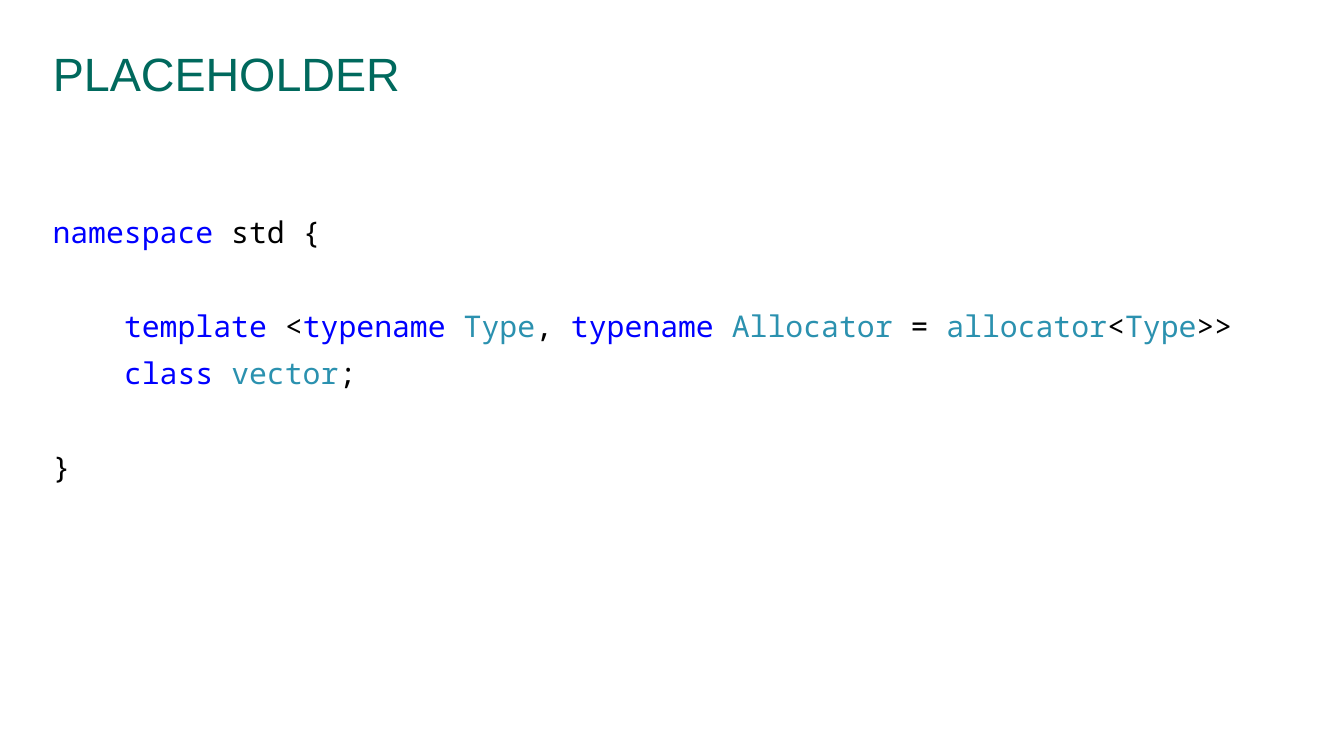
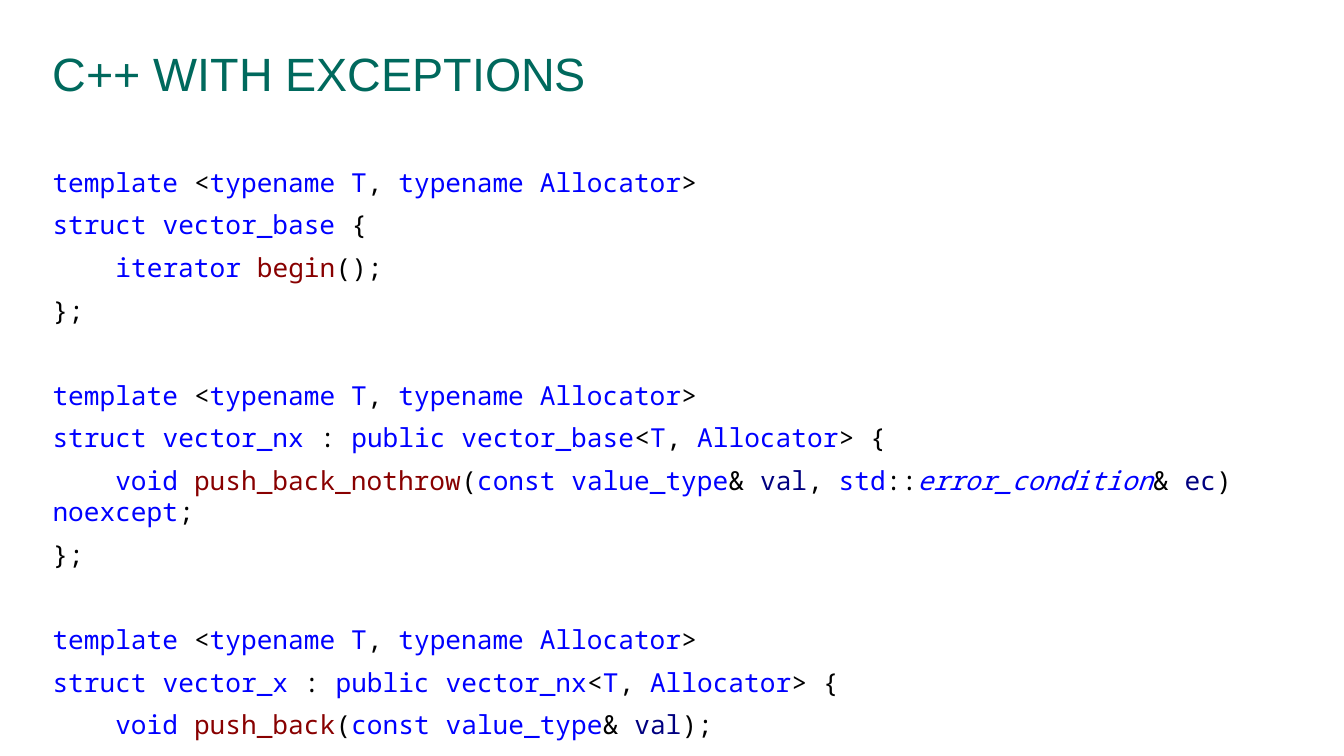
Before and after one commit to prograholic/prograholic.github.io, a slide deck: slide 29 of cpp_russia_2017_24_02_2017/24.02.2017_kutumov.pptx (slide 31 before the commit). Drawn at 1344x756 pixels with LibreOffice and Linux fonts; fonts in the diff are those of the drawing; background and template pictures are left out. Boxes give left, top, right and bottom in pixels: in the first picture for what was removed or moved away, otherwise in the second. Text is boxed around its words. In the diff, an @@ line names an element or a change of style, - is before the commit and + after.

```diff
--- a/cpp_russia_2017_24_02_2017/24.02.2017_kutumov.pptx
+++ b/cpp_russia_2017_24_02_2017/24.02.2017_kutumov.pptx
@@ title at <box>53,58,586,92</box>: text changed @@
-PLACEHOLDER
+C++ WITH EXCEPTIONS
@@ text at <box>53,172,1232,741</box>: text changed; size 16 to 14 pt @@
-namespace std {
-template <typename Type, typename Allocator = allocator<Type>>
-class vector;
-}
+template <typename T, typename Allocator>
+struct vector_base {
+iterator begin();
+};
+template <typename T, typename Allocator>
+struct vector_nx : public vector_base<T, Allocator> {
+void push_back_nothrow(const value_type& val, std::error_condition& ec) noexcept;
+};
+template <typename T, typename Allocator>
+struct vector_x : public vector_nx<T, Allocator> {
+void push_back(const value_type& val);
+};
```
Also in this commit, not shown: 3 other slides changed, 3 slides added, 2 slides removed.
